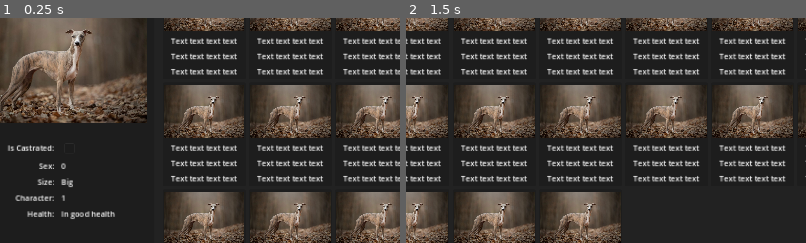
Above: before the commit, frames 1-2 (left to right).
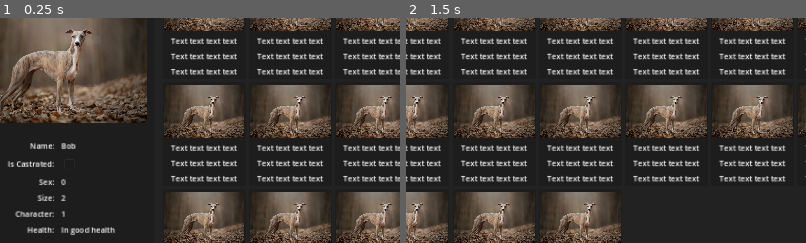
Above: after the commit, the same moments.

Repository: zMenta/GoSilas
Game: Godot game, scene res://scenes/main.tscn
Same seed, same stepped clock (60 frames per second), same inputs: the game is played once before the commit and once after it.
Inputs:
- Up to frame 1 (0.25 s): no input
- Up to frame 2 (1.5 s): click "File" at 0.5 s; click "Show Card" at 1.25 s
The pictures show only the part of the screen within x 5-55%, y 16-66%; the shares and areas given below are measured in that part.

The runs differ from the first frame. In frame 1, 1.8% of the frame differs, in the area x 2-29%, y 55-97%; in frame 2, nothing differs.

Commit message:
card details | edit area and display area consuming resource

Diff:
--- a/resources/animal.gd
+++ b/resources/animal.gd
@@ -4,6 +4,7 @@
 @export var adopter: Adopter
 @export var address: Address
 
+@export var name: String
 @export var image: Texture2D
 @export var is_castrated: bool
 @export_enum("Male", "Female") var Sex: int
--- a/scenes/card_details.tscn
+++ b/scenes/card_details.tscn
@@ -56,6 +56,24 @@
 custom_minimum_size = Vector2(0, 15)
 layout_mode = 2
 
+[node name="NameLabel" type="Label" parent="MarginContainer/VBoxContainer/DisplayContainer"]
+unique_name_in_owner = true
+layout_mode = 2
+size_flags_horizontal = 3
+size_flags_vertical = 0
+theme_override_font_sizes/font_size = 11
+text = "Name:"
+horizontal_alignment = 2
+clip_text = true
+
+[node name="NameValue" type="Label" parent="MarginContainer/VBoxContainer/DisplayContainer"]
+unique_name_in_owner = true
+layout_mode = 2
+size_flags_vertical = 0
+theme_override_font_sizes/font_size = 11
+text = "NameName"
+clip_text = true
+
 [node name="IsCastratedLabel" type="Label" parent="MarginContainer/VBoxContainer/DisplayContainer"]
 unique_name_in_owner = true
 layout_mode = 2
@@ -166,6 +184,23 @@
 custom_minimum_size = Vector2(0, 15)
 layout_mode = 2
 
+[node name="NameLabel" type="Label" parent="MarginContainer/VBoxContainer/EditContainer"]
+custom_minimum_size = Vector2(80, 0)
+layout_mode = 2
+size_flags_vertical = 0
+theme_override_font_sizes/font_size = 11
+text = "Name:"
+horizontal_alignment = 1
+clip_text = true
+
+[node name="EditNameValue" type="LineEdit" parent="MarginContainer/VBoxContainer/EditContainer"]
+unique_name_in_owner = true
+custom_minimum_size = Vector2(80, 0)
+layout_mode = 2
+size_flags_horizontal = 3
+placeholder_text = "Name"
+max_length = 64
+
 [node name="IsCastratedLabel" type="Label" parent="MarginContainer/VBoxContainer/EditContainer"]
 custom_minimum_size = Vector2(80, 0)
 layout_mode = 2
@@ -174,7 +209,8 @@
 horizontal_alignment = 1
 clip_text = true
 
-[node name="IsCastratedCheckBox" type="CheckBox" parent="MarginContainer/VBoxContainer/EditContainer"]
+[node name="EditIsCastratedCheckBox" type="CheckBox" parent="MarginContainer/VBoxContainer/EditContainer"]
+unique_name_in_owner = true
 custom_minimum_size = Vector2(80, 0)
 layout_mode = 2
 size_flags_horizontal = 3
@@ -188,7 +224,8 @@
 horizontal_alignment = 1
 clip_text = true
 
-[node name="EditSexValue" type="OptionButton" parent="MarginContainer/VBoxContainer/EditContainer"]
+[node name="EditSexOption" type="OptionButton" parent="MarginContainer/VBoxContainer/EditContainer"]
+unique_name_in_owner = true
 custom_minimum_size = Vector2(80, 0)
 layout_mode = 2
 size_flags_horizontal = 3
@@ -207,7 +244,8 @@
 horizontal_alignment = 1
 clip_text = true
 
-[node name="EditSizeValue" type="OptionButton" parent="MarginContainer/VBoxContainer/EditContainer"]
+[node name="EditSizeOption" type="OptionButton" parent="MarginContainer/VBoxContainer/EditContainer"]
+unique_name_in_owner = true
 custom_minimum_size = Vector2(80, 0)
 layout_mode = 2
 size_flags_horizontal = 3
@@ -230,7 +268,8 @@
 horizontal_alignment = 1
 clip_text = true
 
-[node name="EditCharacterLabel" type="OptionButton" parent="MarginContainer/VBoxContainer/EditContainer"]
+[node name="EditCharacterOption" type="OptionButton" parent="MarginContainer/VBoxContainer/EditContainer"]
+unique_name_in_owner = true
 custom_minimum_size = Vector2(80, 0)
 layout_mode = 2
 size_flags_horizontal = 3
@@ -250,6 +289,7 @@
 clip_text = true
 
 [node name="EditHealthValue" type="LineEdit" parent="MarginContainer/VBoxContainer/EditContainer"]
+unique_name_in_owner = true
 custom_minimum_size = Vector2(80, 0)
 layout_mode = 2
 size_flags_horizontal = 3
@@ -258,10 +298,6 @@
 
 [node name="padding" type="Control" parent="MarginContainer/VBoxContainer/EditContainer"]
 layout_mode = 2
-
-[node name="WordCountLabel" type="Label" parent="MarginContainer/VBoxContainer/EditContainer"]
-layout_mode = 2
-text = "(0/64)"
 
 [node name="SaveButton" type="Button" parent="MarginContainer/VBoxContainer"]
 unique_name_in_owner = true
--- a/scripts/card_details.gd
+++ b/scripts/card_details.gd
@@ -7,11 +7,19 @@
 @onready var cancel_button: Button = %CancelButton
 @onready var edit_container: GridContainer = %EditContainer
 @onready var display_container: GridContainer = %DisplayContainer
+@onready var name_label: Label = %NameLabel
+@onready var name_value: Label = %NameValue
 @onready var is_castrated_checkbox: CheckBox = %IsCastratedCheckBox
 @onready var sex_value: Label = %SexValue
 @onready var size_value: Label = %SizeValue
 @onready var character_value: Label = %CharacterValue
 @onready var health_value: Label = %HealthValue
+@onready var edit_is_castrated_check_box: CheckBox = %EditIsCastratedCheckBox
+@onready var edit_sex_option: OptionButton = %EditSexOption
+@onready var edit_size_option: OptionButton = %EditSizeOption
+@onready var edit_character_option: OptionButton = %EditCharacterOption
+@onready var edit_health_value: LineEdit = %EditHealthValue
+@onready var edit_name_value: LineEdit = %EditNameValue
 
 @export var data: Animal :
 	set(new_data):
@@ -19,11 +27,23 @@
 		if data != null:
 			_set_values.call_deferred()
 
+
 func _set_values() -> void:
+	# Display container
+	name_value.text = data.name
 	is_castrated_checkbox.button_pressed = data.is_castrated
 	sex_value.text = str(data.Sex)
 	character_value.text = str(data.Character)
+	size_value.text = str(data.Size)
 	health_value.text = data.health_state
+	# Edit container
+	edit_name_value.text = data.name
+	edit_is_castrated_check_box.button_pressed = data.is_castrated
+	edit_sex_option.selected = data.Sex
+	edit_character_option.selected = data.Character
+	edit_size_option.selected = data.Size
+	edit_health_value.text = data.health_state
+
 
 func _show_edit_menu() -> void:
 	display_container.hide()
@@ -31,6 +51,7 @@
 	save_button.show()
 	cancel_button.show()
 	edit_button.hide()
+
 
 func _show_display_menu() -> void:
 	edit_container.hide()
--- a/test_data/animal1.tres
+++ b/test_data/animal1.tres
@@ -5,6 +5,7 @@
 
 [resource]
 script = ExtResource("1_qkm4l")
+name = "Bob"
 image = ExtResource("1_dcxuy")
 is_castrated = false
 Sex = 0
